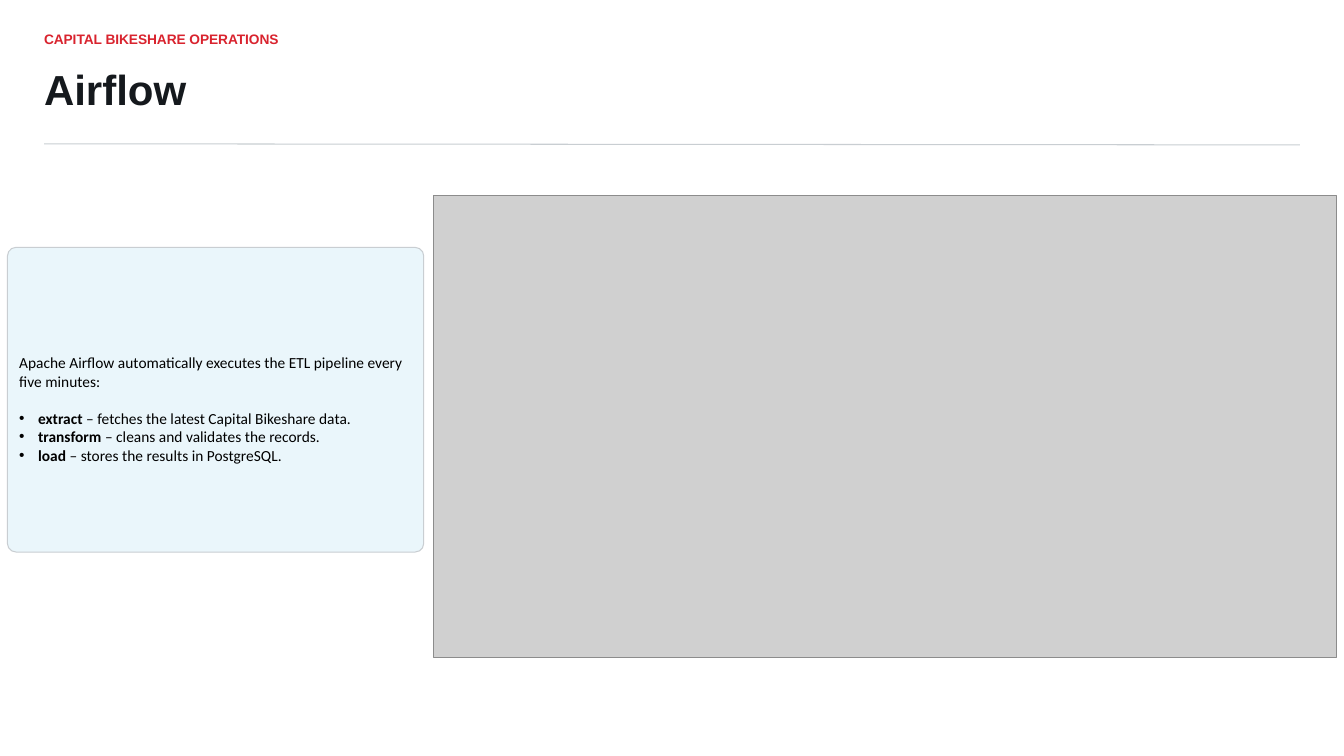
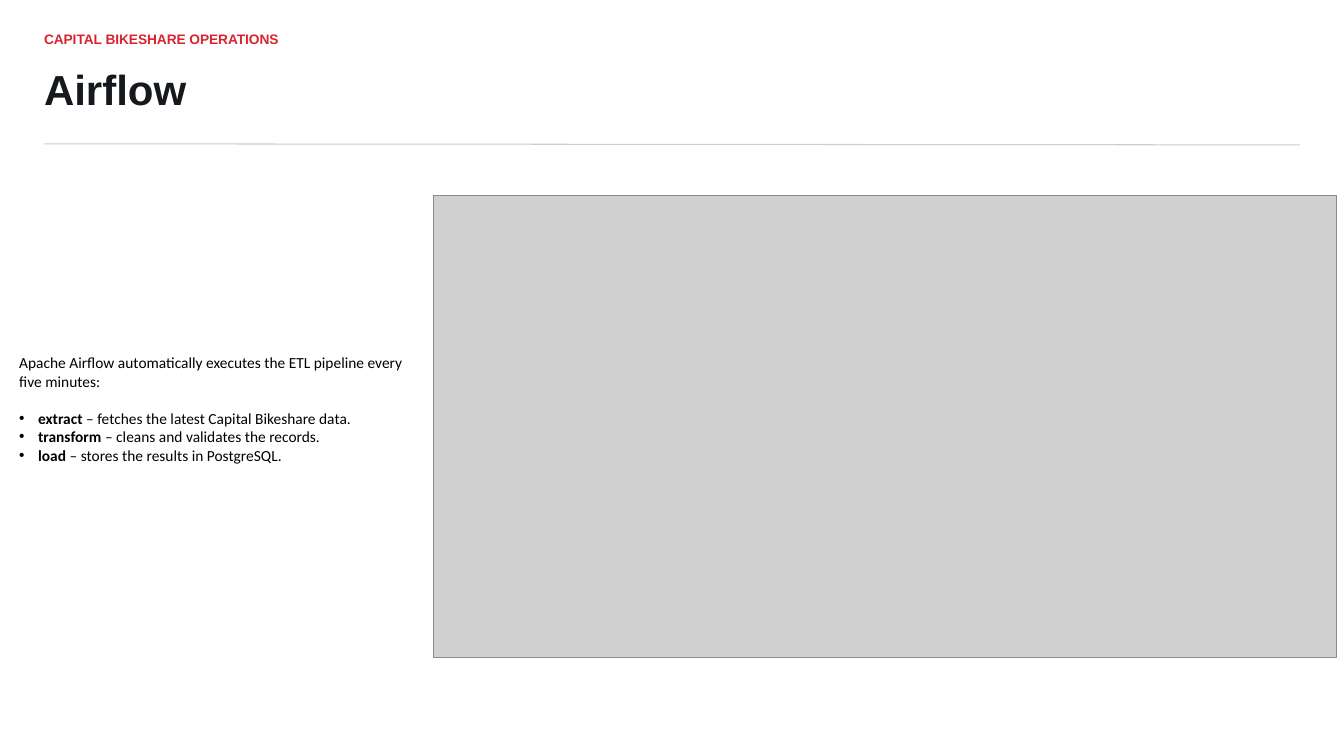
Before and after one commit to EyasuTes/Shared-Bikes-App, a slide deck: slide 5 of capital_bikeshare_operations_platform.pptx. Drawn at 1344x756 pixels with LibreOffice and Linux fonts; fonts in the diff are those of the drawing; grey boxes stand for pictures. Boxes give left, top, right and bottom in pixels: in the first picture for what was removed or moved away, otherwise in the second. Text is boxed around its words. In the diff, an @@ line names an element or a change of style, - is before the commit and + after.

```diff
--- a/capital_bikeshare_operations_platform.pptx
+++ b/capital_bikeshare_operations_platform.pptx
@@ rounded rectangle removed at (7,247,423,552) @@
```
Also in this commit, not shown: 2 other slides changed, 7 slides added, 1 slide removed.
